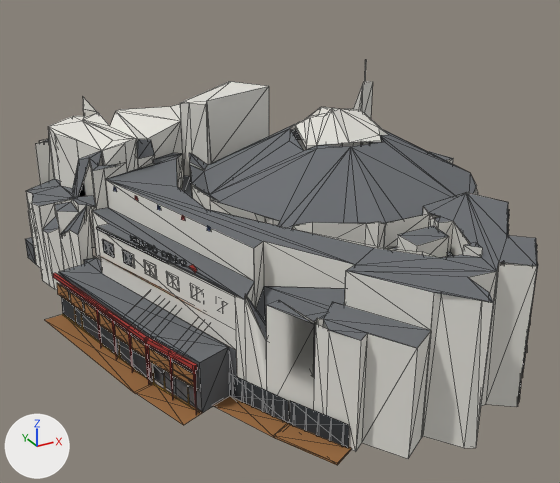
The glTF model public/canal-drive/models/holland-casino-amsterdam.lod1.glb, before and after one commit.
Before and after are seen from a 50 mm camera at (-49.0, -84.2, 47.4) aimed at (-4.5, -3.2, 6.9). The lights are fixed; the arrows at lower left show +X, +Y and +Z. The first picture is the older version. Mesh edges are drawn as thin lines. Vertices at exactly the same position are counted once.

In view in the first picture: 'holland-casino-amsterdam'.
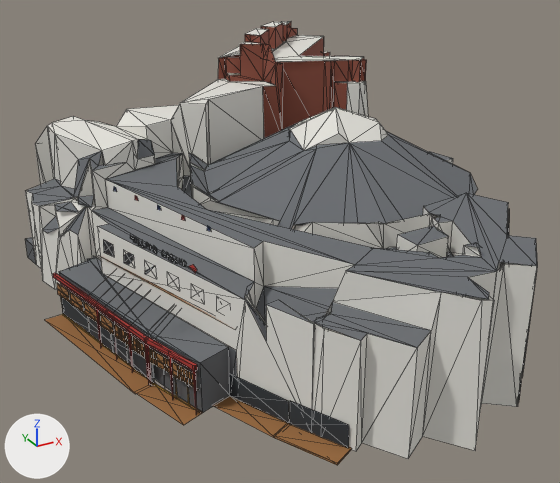
Boxes [x1, y1, x2, y2] around the edits, measured in the pictures (560 x 483 px; the box of a moved part takes in the faces that stretch with it):
'holland-casino-amsterdam', reshaped, moved, rescaled (10% taller)
    before: [25, 60, 538, 465]
    after: [25, 21, 537, 465]
part 1 of me_holland_casino_amsterdam, moved or reshaped
    before: [115, 324, 129, 346]
    after: [57, 283, 70, 302]
part 2 of me_holland_casino_amsterdam, moved or reshaped (not visible before)
    after: [70, 292, 84, 312]
part 3 of me_holland_casino_amsterdam, moved or reshaped
    before: [131, 336, 146, 358]
    after: [84, 302, 97, 322]
part 4 of me_holland_casino_amsterdam, moved or reshaped
    both: [273, 423, 352, 465]
part 5 of me_holland_casino_amsterdam, rebuilt (10% taller)
    before: [25, 60, 537, 459]
    after: [25, 21, 537, 459]
part 6 of me_holland_casino_amsterdam, reshaped
    before: [53, 227, 236, 343]
    after: [45, 187, 349, 448]
part 7 of me_holland_casino_amsterdam, reshaped (mostly hidden)
    after: [507, 209, 537, 399]

The change, as a diff of the scene's bpy script:
```diff
--- a/public/canal-drive/models/holland-casino-amsterdam.lod1.glb.py
+++ b/public/canal-drive/models/holland-casino-amsterdam.lod1.glb.py
@@ mat_greybrick @@
+mat_greybrick = principled_material('greyBrick')
+mat_greybrick.base_color = (0.159, 0.171, 0.188)  # grey #6f7378
+mat_greybrick.roughness = 0.9
@@ mat_sandstone @@
+mat_sandstone = principled_material('sandstone')
+mat_sandstone.base_color = (0.768, 0.716, 0.552)  # pale yellow #e3dcc4
+mat_sandstone.roughness = 0.9
@@ mat_pink @@
+mat_pink = principled_material('pink')
+mat_pink.base_color = (0.474, 0.418, 0.323)  # grey #b7ad9a
+mat_pink.roughness = 0.9
@@ mat_green @@
+mat_green = principled_material('green')
+mat_green.base_color = (0.0273, 0.0232, 0.0194)  # black #2e2a26
+mat_green.roughness = 0.9
@@ mat_brick @@
+mat_brick = principled_material('brick')
+mat_brick.base_color = (0.254, 0.0723, 0.0452)  # brown #8a4c3c
+mat_brick.roughness = 0.9
@@ me_holland_casino_amsterdam @@
 # used by ob_holland_casino_amsterdam; location = (-4.5, -8.7, 13.1); scale = (32.6, 32.6, 32.6)
-me_holland_casino_amsterdam.from_pydata(...)  # 1116 vertices, 1336 faces; spans x -0.91..0.91, y -1.0..1.0, z -0.4..0.4
+me_holland_casino_amsterdam.from_pydata(...)  # 1908 vertices, 2291 faces; spans x -0.72..0.72, y -1.0..1.0, z -0.35..0.35
+# me_holland_casino_amsterdam part 1: the loose piece of 4 vertices spanning x -0.75..-0.73, y -0.13..-0.04, z -0.3..-0.25 is moved by (0.08, 0.12, 0.02)
+# me_holland_casino_amsterdam part 2: the loose piece of 4 vertices spanning x -0.61..-0.6, y -0.04..0.01, z -0.12..-0.07 is moved by (-0.04, -0.03, -0.16), in mat_ochre (brown #9a6a3c)
+# me_holland_casino_amsterdam part 3: the loose piece of 4 vertices spanning x -0.73..-0.71, y -0.23..-0.14, z -0.3..-0.25 is moved by (0.09, 0.06, 0.02)
+# me_holland_casino_amsterdam part 4: the loose piece of 8 vertices spanning x -0.48..-0.31, y -0.86..-0.63, z -0.4..-0.39 is scaled about its middle by 0.782, then moved by (0.07, -0.06, 0.05)
+# me_holland_casino_amsterdam part 5: the loose piece of 524 vertices spanning x -0.84..0.91, y -1.0..1.0, z -0.4..0.4 is rebuilt with 495 vertices and now spans x -0.67..0.72, y -1.0..0.99, z -0.35..0.35
+# me_holland_casino_amsterdam part 6: 16 vertices removed from x -0.85..-0.48, y -0.44..0.38, z -0.24..-0.03; 491 vertices added at x -0.72..-0.26, y -0.86..0.08, z -0.35..0.09
+# me_holland_casino_amsterdam part 7: 4 vertices removed from x 0.35, y -0.7..-0.69, z -0.3..0.07; 63 vertices added at x 0.19..0.41, y -0.92..-0.6, z -0.35..0.02
+# other edits to the shape of me_holland_casino_amsterdam do not show in these pictures
 me_holland_casino_amsterdam.materials.append(mat_concrete)
@@ me_holland_casino_amsterdam @@
 me_holland_casino_amsterdam.materials.append(mat_frame)
+me_holland_casino_amsterdam.materials.append(mat_brick)  # brown #8a4c3c
+me_holland_casino_amsterdam.materials.append(mat_green)  # black #2e2a26
+me_holland_casino_amsterdam.materials.append(mat_greybrick)  # grey #6f7378
+me_holland_casino_amsterdam.materials.append(mat_sandstone)  # pale yellow #e3dcc4
+me_holland_casino_amsterdam.materials.append(mat_pink)  # grey #b7ad9a
@@ ob_holland_casino_amsterdam @@
 ob_holland_casino_amsterdam = bpy.data.objects.new('holland-casino-amsterdam', me_holland_casino_amsterdam)
-ob_holland_casino_amsterdam.location = (-4.5, -8.7, 13.1)
-ob_holland_casino_amsterdam.scale = (32.6, 32.6, 32.6)
+ob_holland_casino_amsterdam.location = (-4.0, 0.4, 14.8)
+ob_holland_casino_amsterdam.scale = (41.7, 41.7, 41.7)
```
